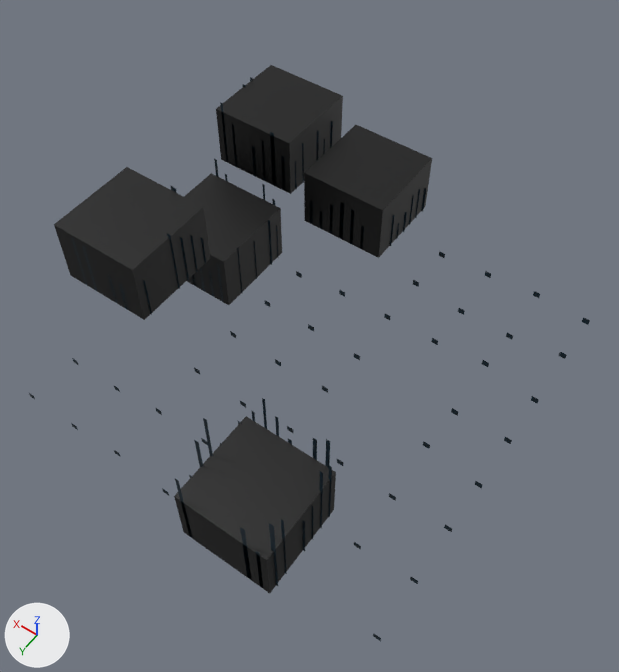
The glTF model netrun/assets/models/env/ceiling_c.glb: old version first, new version second.
Rendered twice from a camera (50 mm lens) standing at (-1.28, 1.86, 3.1) and looking at (-0.04, 0.12, 0.36). The axes (+X, +Y, +Z) are drawn at lower left. The lights are the same throughout. The first picture is the older version. Vertices at exactly the same position are counted once.

The scene before the commit, as lines of its bpy script (objects in view):
```python
me_ceiling_streaks = bpy.data.meshes.new('ceiling_streaks')
me_ceiling_streaks.from_pydata(...)  # 420 vertices, 210 faces; spans x -0.47..0.97, y -0.96..0.96, z 0.0..0.72
me_ceiling_streaks.materials.append(mat_streaks)
me_dots = bpy.data.meshes.new('dots')
me_dots.from_pydata(...)  # 164 vertices, 82 faces; spans x -0.89..0.89, y -0.88..0.88, z 0.0..0.11
me_dots.materials.append(mat_points)
me_tiles = bpy.data.meshes.new('tiles')
me_tiles.from_pydata(...)  # a box spanning x 0.54..0.96, y 0.04..0.46, z 0.39..0.69; a box spanning x 0.54..0.96, y -0.46..-0.04, z 0.0..0.3; a box spanning x 0.04..0.46, y -0.96..-0.54, z 0.2..0.5; a box spanning x 0.54..0.96, y -0.96..-0.54, z 0.33..0.63; a box spanning x -0.46..-0.04, y 0.54..0.96, z 0.0..0.3
me_tiles.materials.append(mat_solid_dark)
ob_ceiling_streaks = bpy.data.objects.new('ceiling_streaks', me_ceiling_streaks)
ob_ceiling_streaks.location = (0.0, 0.0, 0.0)
ob_dots = bpy.data.objects.new('dots', me_dots)
ob_dots.location = (0.0, 0.0, 0.0)
ob_tiles = bpy.data.objects.new('tiles', me_tiles)
ob_tiles.location = (0.0, 0.0, 0.0)
```
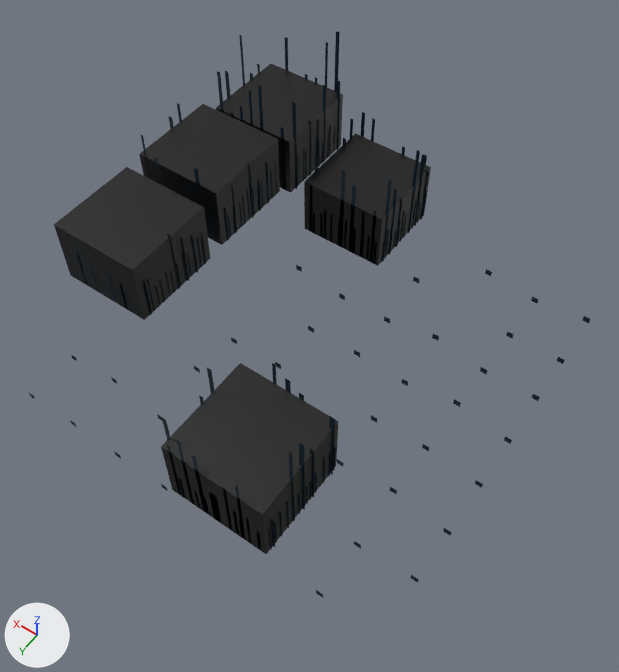
Pixel boxes [x1, y1, x2, y2] of what changed, in the pictures (619 x 672 px; the box of a moved part takes in the faces that stretch with it):
```json
{"object": "tiles", "change": "reshaped", "before": [54, 65, 432, 593], "after": [54, 64, 431, 554], "on screen": "7% shorter"}
{"object": "ceiling_streaks", "change": "reshaped", "before": [71, 77, 426, 588], "after": [63, 31, 429, 551]}
{"part": 1, "of": "me_tiles", "change": "moved or reshaped", "before": [184, 173, 282, 305], "after": [139, 104, 280, 245]}
{"part": 2, "of": "me_tiles", "change": "moved or reshaped", "before": [304, 125, 432, 258], "after": [304, 133, 431, 266]}
{"part": 3, "of": "me_tiles", "change": "moved or reshaped", "before": [174, 416, 336, 593], "after": [161, 363, 338, 554]}
{"part": 4, "of": "me_ceiling_streaks", "change": "moved or reshaped", "before": [209, 270, 214, 296], "on screen": "not visible afterwards"}
{"part": 5, "of": "me_ceiling_streaks", "change": "moved or reshaped", "before": [270, 132, 276, 185], "on screen": "not visible afterwards"}
{"part": 6, "of": "me_ceiling_streaks", "change": "moved or reshaped", "before": [232, 124, 237, 167], "on screen": "not visible afterwards"}
{"part": 7, "of": "me_ceiling_streaks", "change": "moved or reshaped", "before": [220, 102, 228, 162], "after": [169, 116, 174, 129]}
{"part": 8, "of": "me_ceiling_streaks", "change": "moved or reshaped", "before": [217, 264, 223, 302], "after": [208, 195, 216, 241]}
{"part": 9, "of": "me_ceiling_streaks", "change": "moved or reshaped", "after": [194, 168, 202, 205], "on screen": "not visible before"}
{"part": 10, "of": "me_ceiling_streaks", "change": "deleted", "before": [175, 77, 426, 588]}
{"part": 11, "of": "me_ceiling_streaks", "change": "built on", "before": [170, 146, 256, 191], "after": [63, 31, 429, 317], "on screen": "mostly hidden before"}
{"part": 12, "of": "me_ceiling_streaks", "change": "added", "after": [162, 363, 336, 551]}
```

Edits to the scene script, one JSON object a line:
```json
{"block": "me_tiles", "where": "# used by ob_tiles; location = (0.0, 0.0, 0.0)"}
{"op": "remove", "block": "me_tiles", "code": "me_tiles.from_pydata(...)  # 40 vertices, 60 faces; spans x -0.46..0.96, y -0.96..0.96, z 0.0..0.69"}
{"op": "add", "block": "me_tiles", "code": "me_tiles.from_pydata(...)  # 40 vertices, 60 faces; spans x -0.46..0.96, y -0.96..0.96, z 0.15..0.71"}
{"block": "me_tiles", "change": "me_tiles part 1: the loose piece of 8 vertices spanning x 0.54..0.96, y -0.46..-0.04, z 0.0..0.3 is moved by (0.0, 0.0, 0.41)"}
{"block": "me_tiles", "change": "me_tiles part 2: the loose piece of 8 vertices spanning x 0.04..0.46, y -0.96..-0.54, z 0.2..0.5 is moved by (0.0, 0.0, -0.05)"}
{"block": "me_tiles", "change": "me_tiles part 3: the loose piece of 8 vertices spanning x -0.46..-0.04, y 0.54..0.96, z 0.0..0.3 is moved by (0.0, 0.0, 0.35)"}
{"block": "me_tiles", "change": "other edits to the shape of me_tiles do not show in these pictures"}
{"block": "me_ceiling_streaks", "where": "# used by ob_ceiling_streaks; location = (0.0, 0.0, 0.0)"}
{"op": "remove", "block": "me_ceiling_streaks", "code": "me_ceiling_streaks.from_pydata(...)  # 420 vertices, 210 faces; spans x -0.47..0.97, y -0.96..0.96, z 0.0..0.72"}
{"op": "add", "block": "me_ceiling_streaks", "code": "me_ceiling_streaks.from_pydata(...)  # 1388 vertices, 694 faces; spans x -0.47..0.97, y -0.96..0.96, z 0.15..0.95"}
{"block": "me_ceiling_streaks", "change": "me_ceiling_streaks part 4: the loose piece of 4 vertices spanning x 0.63..0.64, y -0.04, z 0.0..0.18 is moved by (0.06, 0.08, 0.39)"}
{"block": "me_ceiling_streaks", "change": "me_ceiling_streaks part 5: the loose piece of 4 vertices spanning x 0.62..0.65, y -0.54, z 0.33..0.64 is moved by (0.17, 0.08, 0.08)"}
{"block": "me_ceiling_streaks", "change": "me_ceiling_streaks part 6: the loose piece of 4 vertices spanning x 0.86..0.87, y -0.54, z 0.33..0.58 is moved by (0.1, 0.18, 0.08)"}
{"block": "me_ceiling_streaks", "change": "me_ceiling_streaks part 7: the loose piece of 4 vertices spanning x 0.91..0.93, y -0.54, z 0.33..0.68 is moved by (0.04, 0.29, 0.08)"}
{"block": "me_ceiling_streaks", "change": "me_ceiling_streaks part 8: the loose piece of 4 vertices spanning x 0.57..0.58, y -0.04, z 0.0..0.26 is moved by (0.0, 0.0, 0.41)"}
{"block": "me_ceiling_streaks", "change": "me_ceiling_streaks part 9: the loose piece of 4 vertices spanning x 0.8..0.82, y -0.04, z 0.0..0.37 is moved by (-0.17, 0.0, 0.41)"}
{"block": "me_ceiling_streaks", "change": "me_ceiling_streaks part 10: 63 loose pieces with 252 vertices, spanning x -0.47..0.97, y -0.96..0.96, z 0.0..0.65, are deleted"}
{"block": "me_ceiling_streaks", "change": "me_ceiling_streaks part 11: 2 vertices moved within x 0.95..0.97, y -0.19, z 0.41; 33 vertices removed from x 0.57..0.97, y -0.96..-0.19, z 0.0..0.59; 967 vertices added at x 0.03..0.97, y -0.96..0.46, z 0.15..0.95"}
{"block": "me_ceiling_streaks", "change": "me_ceiling_streaks part 12: 288 vertices added at x -0.47..-0.03, y 0.54..0.96, z 0.35..0.81"}
{"block": "me_ceiling_streaks", "change": "other edits to the shape of me_ceiling_streaks do not show in these pictures"}
```
